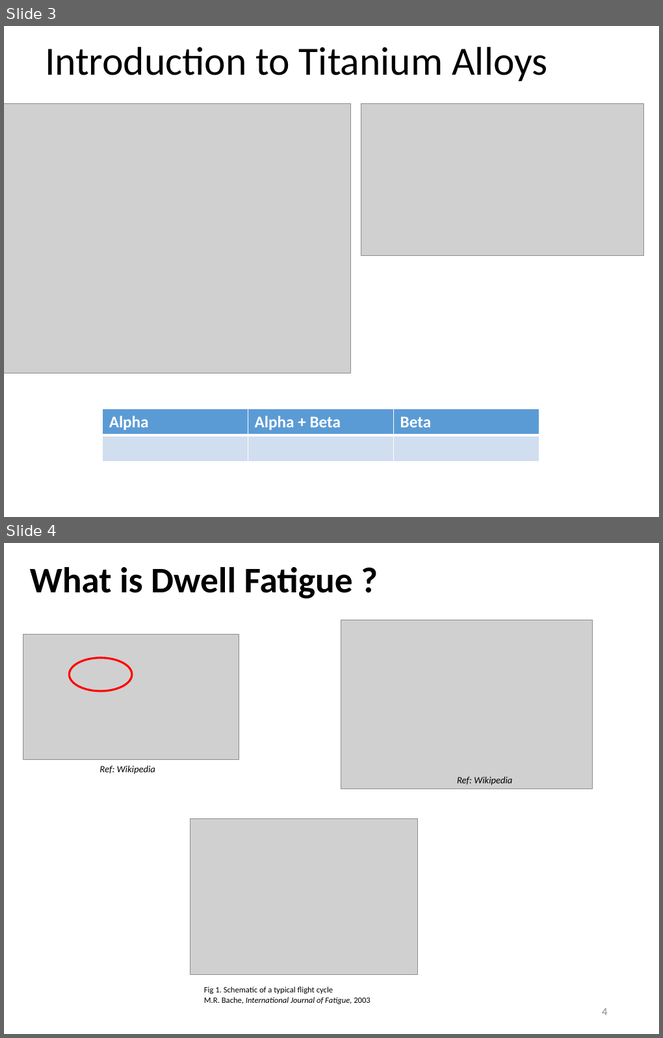
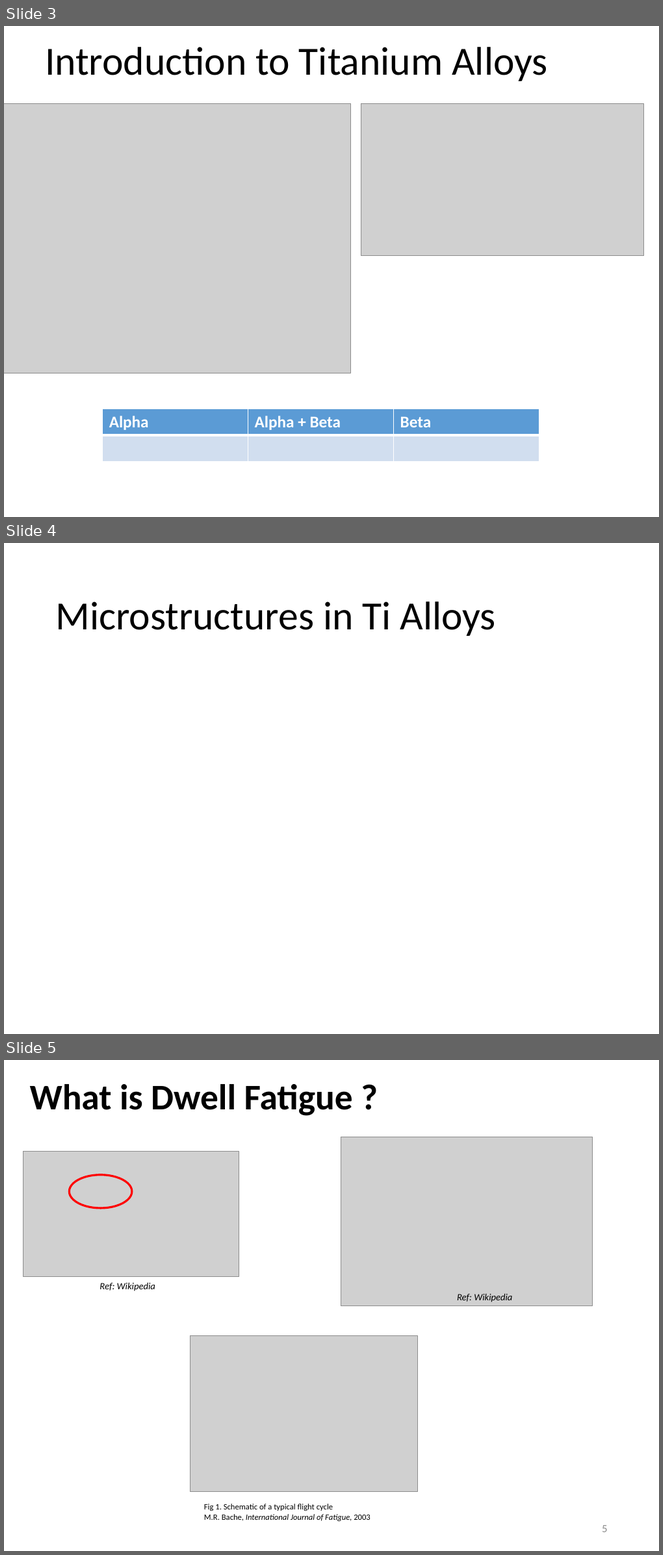
Before and after one commit to Sharanc25/Elements, a slide deck: Thesis/Comprehensive Exam/References/yazar.pptx. Shown one above the other, each under a label of ours: slides 3 and 4 before the commit, slides 3, 4 and 5 after it. The pictures are 663x1038 and 663x1555 pixels, drawn with LibreOffice and Linux fonts; fonts in the diff are those of the drawing; grey boxes stand for pictures. Boxes give left, top, right and bottom in pixels: in the first picture for what was removed or moved away, otherwise in the second. Text is boxed around its words. In the diff, an @@ line names an element or a change of style, - is before the commit and + after.

Commit message:
/ ‘Thesis/Comprehensive Exam/References/yazar.pptx’

```diff
--- a/Thesis/Comprehensive Exam/References/yazar.pptx
+++ b/Thesis/Comprehensive Exam/References/yazar.pptx
@@ slide 4 added at [4,543,659,1034], background #FFFFFF @@
@@ title added at [55,601,495,636], 44 pt, text #000000 @@
+Microstructures in Ti Alloys
@@ what was slide 4 is now slide 5 @@
@@ page number at [602,1525,607,1533]: text changed @@
-4
+5
```
